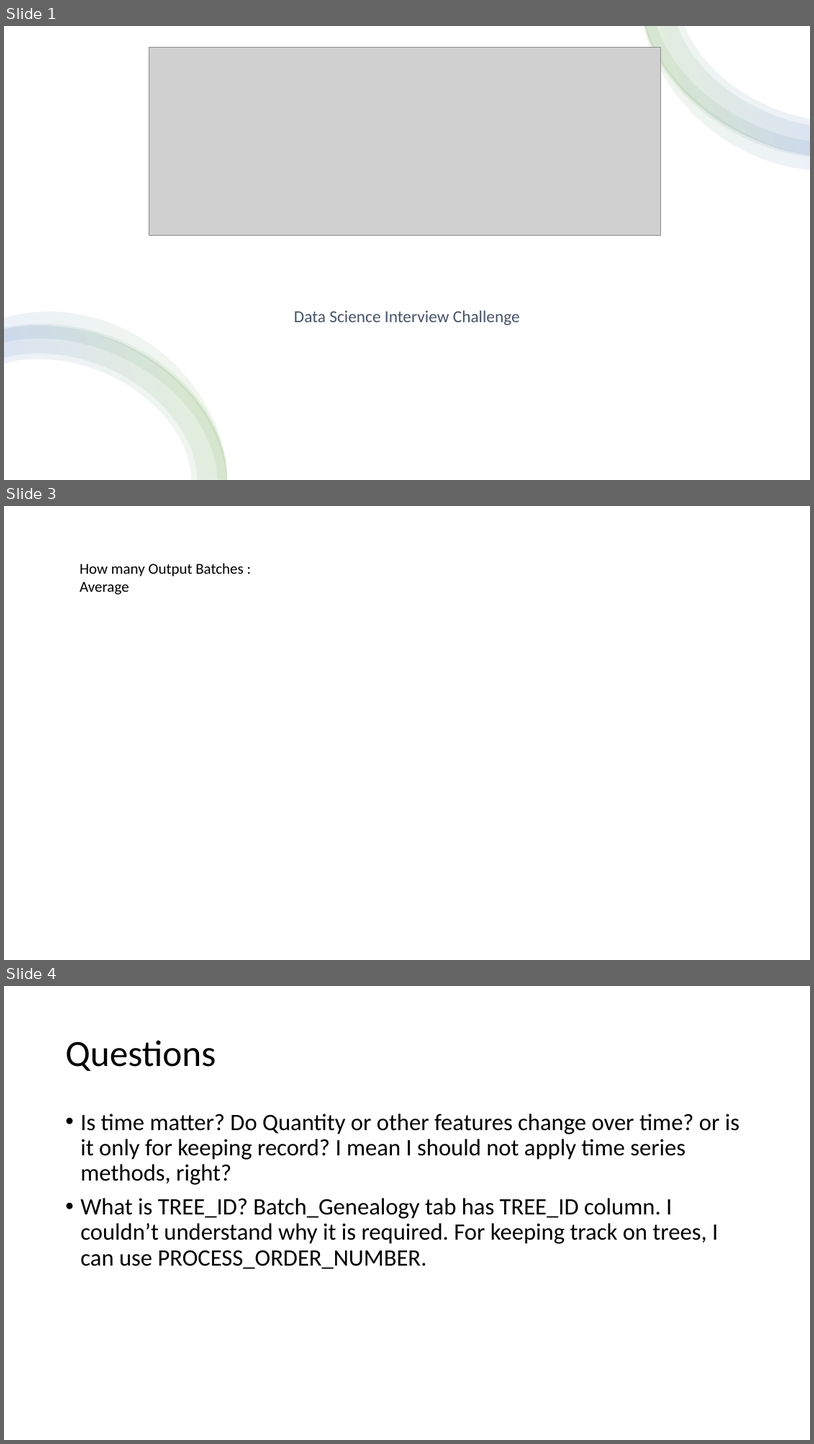
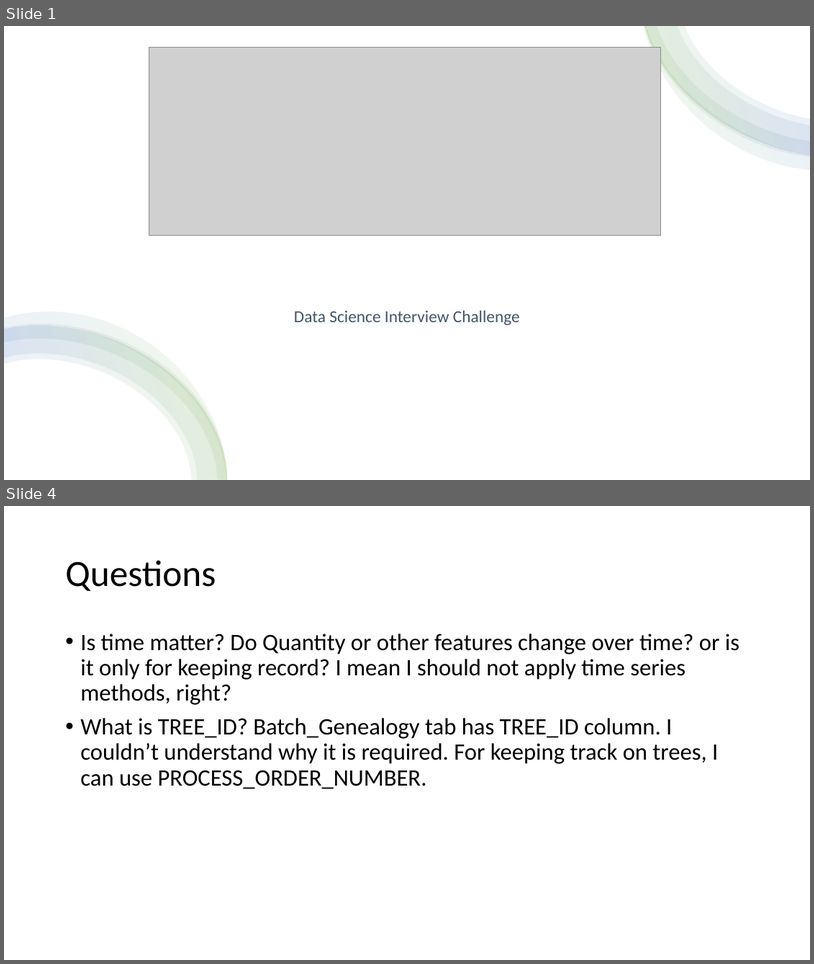
Before and after one commit to whatcanaysu/Sanofi_Challenge, a slide deck: Presentation.pptx. Shown one above the other, each under a label of ours: slides 1, 3 and 4 before the commit, slides 1 and 4 after it; the slides between them are not shown. The pictures are 814x1444 and 814x964 pixels, drawn with LibreOffice and Linux fonts; fonts in the diff are those of the drawing; grey boxes stand for pictures. Boxes give left, top, right and bottom in pixels: in the first picture for what was removed or moved away, otherwise in the second. Text is boxed around its words. In the diff, an @@ line names an element or a change of style, - is before the commit and + after.

```diff
--- a/Presentation.pptx
+++ b/Presentation.pptx
@@ slide 3 removed at [4, 506, 810, 960], background #FFFFFF @@
@@ text removed at [80, 563, 244, 595] @@
-How many Output Batches :
-Average
```
Also in this commit, not shown: 1 slide changed, 1 slide added, 1 other file.
